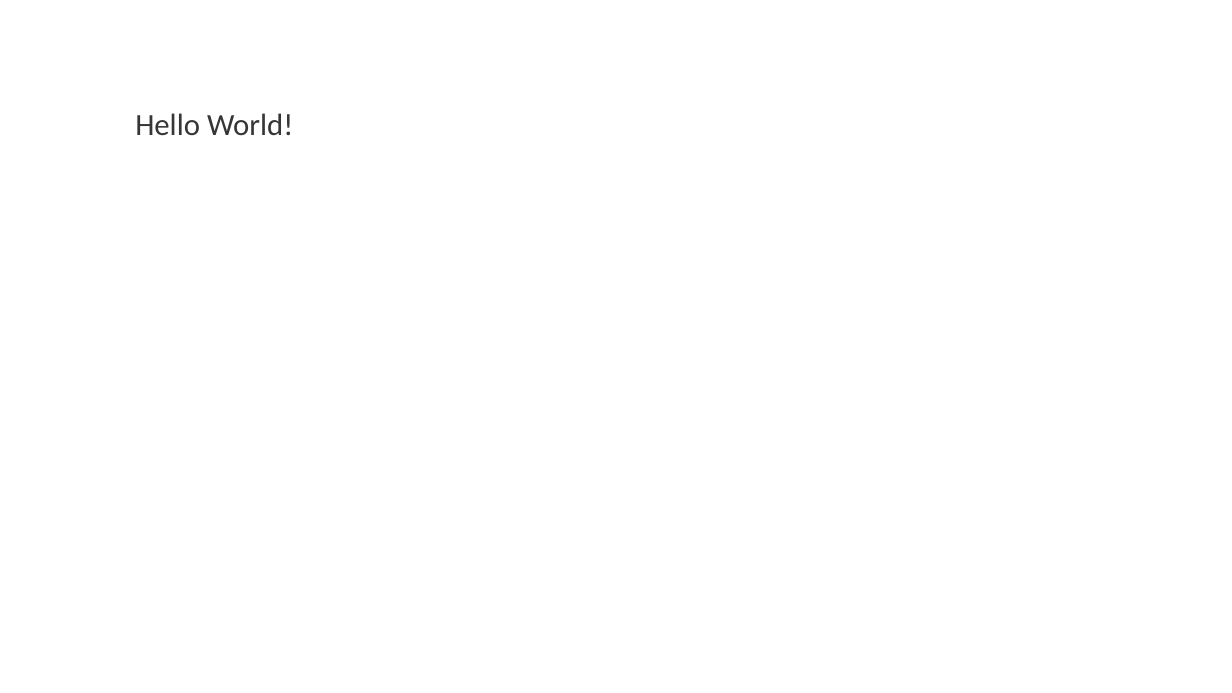
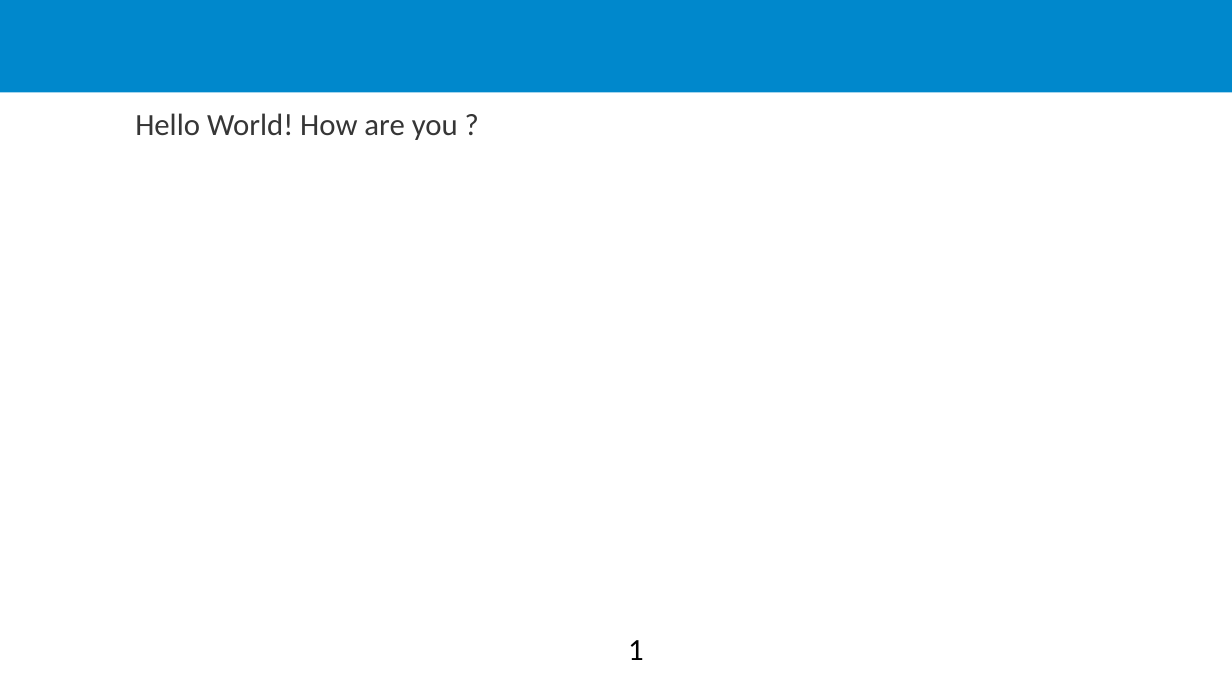
Before and after one commit to Xebec19/super-fortnight, a slide deck: slide 1 of Presentation.pptx. Drawn at 1232x693 pixels with LibreOffice and Linux fonts; fonts in the diff are those of the drawing; background and template pictures are left out. Boxes give left, top, right and bottom in pixels: in the first picture for what was removed or moved away, otherwise in the second. Text is boxed around its words. In the diff, an @@ line names an element or a change of style, - is before the commit and + after.

```diff
--- a/Presentation.pptx
+++ b/Presentation.pptx
@@ rectangle added at [0, 0, 1232, 92], fill #0088CC @@
@@ text at [135, 113, 458, 140]: text changed @@
-Hello World!
+Hello World! How are you ?
@@ page number added at [628, 640, 644, 660], 18 pt, text #000000 @@
+1
```
Also in this commit, not shown: 1 slide added, 6 other files.
